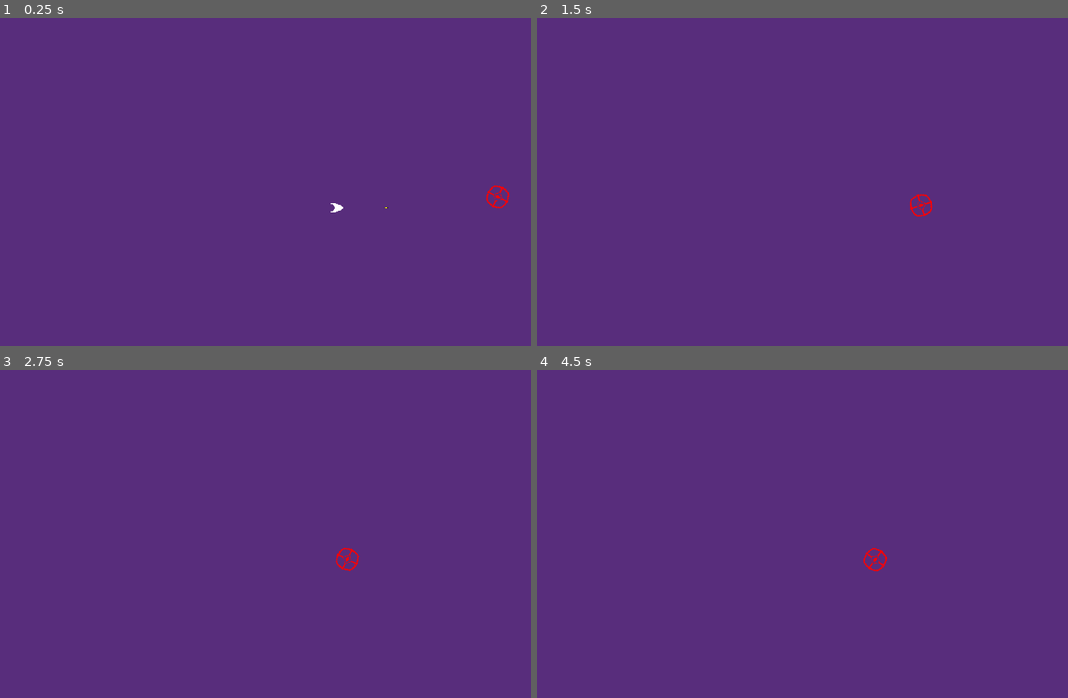
Above: before the commit, frames 1-4 (two rows, left to right).
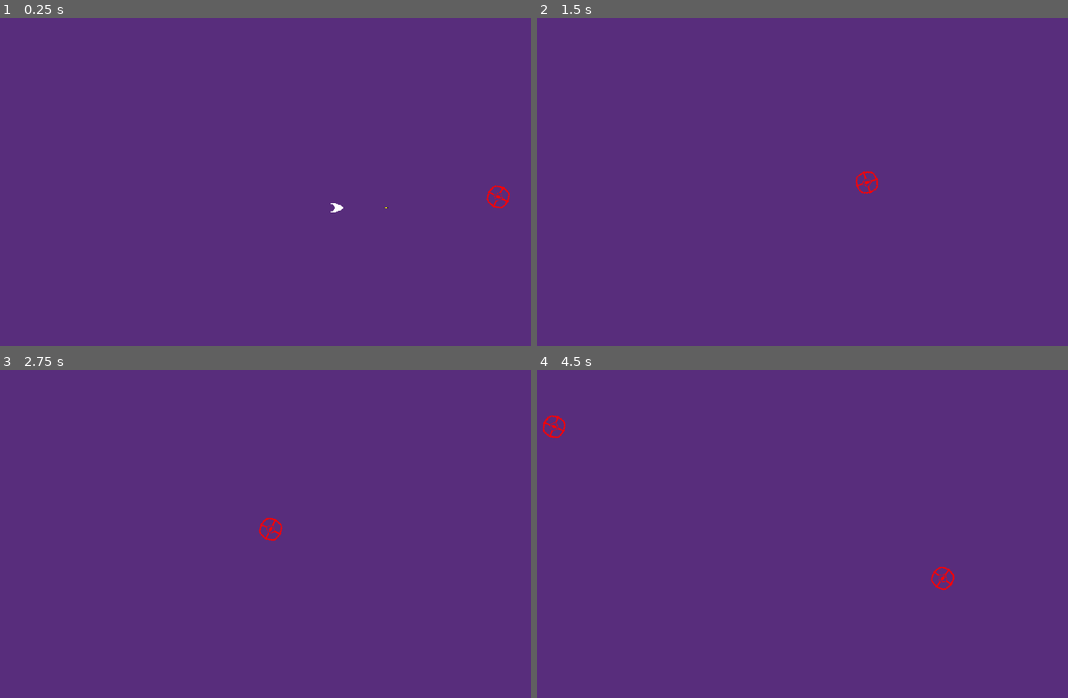
Above: after the commit, the same moments.

Repository: Sawful/Je
Game: Godot game, scene res://Main_scene.tscn
The game is run twice, just before and just after one commit, with the same random seed, the same clock (stepped at 60 frames per second) and the same inputs. Sound files missing from this copy of the repository are replaced by a short silence.
Inputs (mouse positions are in pixels of both pictures, inside the frame that each line leads up to):
- Up to frame 1 (0.25 s): no input
- Up to frame 2 (1.5 s): move the mouse to (1020, 188) at 0.52 s; hold D (move_right) 0.53-1.28 s; move the mouse to (738, 227) at 1.27 s; hold S (move_down) from 1.28 s (still down)
- Up to frame 3 (2.75 s): move the mouse to (403, 474) at 2.02 s; release S (move_down) at 2.03 s; hold D (move_right) from 2.03 s (still down)
- Up to frame 4 (4.5 s): move the mouse to (839, 635) at 2.77 s; release D (move_right) at 2.78 s; hold W (move_up) 2.78-3.53 s; move the mouse to (outside the picture) at 3.52 s; hold A (move_left) from 3.53 s (still down); move the mouse to (669, 504) at 4.27 s

The runs differ from the first frame. In frame 1, less than 0.1% of the frame differs, in the area x 91-97%, y 51-58%; in frame 2, 0.2%; in frame 3, 0.2%; in frame 4, 0.4%, in the area x 1-79%, y 13-68%.

Commit message:
Update: Spawner now spawns 'mob' + cleaning

Diff:
--- a/gungame/Arena.gd
+++ b/gungame/Arena.gd
@@ -2,33 +2,6 @@
 #Load Ship and Mob scenes to spawn them
 var SHIP = preload("res://ship.tscn")
 var MOB = preload("res://mob.tscn")
-
-func _on_spawn_timer_timeout():
-	print("spawned")
-	# Create a new instance of the Mob scene.
-	var mob = MOB.instantiate()
-
-	# Choose a random location on Path2D.
-	var mob_spawn_location = get_node("MobPath/MobSpawnLocation")
-	mob_spawn_location.progress_ratio = randf()
-
-	# Set the mob's direction perpendicular to the path direction.
-	var direction = mob_spawn_location.rotation + PI / 2
-
-	# Set the mob's position to a random location.
-	mob.position = mob_spawn_location.position
-
-	# Add some randomness to the direction.
-	direction += randf_range(-PI / 4, PI / 4)
-	mob.rotation = direction
-
-	# Choose the velocity for the mob.
-	var velocity = Vector2(randf_range(150.0, 250.0), 0.0)
-	mob.linear_velocity = velocity.rotated(direction)
-
-	# Spawn the mob by adding it to the Main scene.
-	add_child(mob)
-
 
 func _ready():
 	#Spawn Ship
@@ -36,7 +9,33 @@
 	get_tree().current_scene.add_child(ship)
 
 
+func _process(_delta):
+	print($SpawnTimer.get_time_left())
 
 
-func _process(_delta):
-	pass
+func _on_spawn_timer_timeout():
+		print("spawned")
+	# Create a new instance of the Mob scene.
+		var mob = MOB.instantiate()
+
+	# Choose a random location on Path2D.
+		var mob_spawn_location = get_node("MobPath/MobSpawnLocation")
+		mob_spawn_location.progress_ratio = randf()
+
+	# Set the mob's direction perpendicular to the path direction.
+		var direction = mob_spawn_location.rotation + PI / 2
+
+	# Set the mob's position to a random location.
+		mob.position = mob_spawn_location.position
+
+	# Add some randomness to the direction.
+		direction += randf_range(-PI / 4, PI / 4)
+		mob.rotation = direction
+
+	# Choose the velocity for the mob.
+		var velocity = Vector2(randf_range(150.0, 250.0), 0.0)
+		mob.linear_velocity = velocity.rotated(direction)
+
+	# Spawn the mob by adding it to the Main scene.
+		add_child(mob)
+		$SpawnTimer.start()
--- a/gungame/Camera.gd
+++ b/gungame/Camera.gd
@@ -10,6 +10,6 @@
 
 # Called every frame. 'delta' is the elapsed time since the previous frame.
 func _process(_delta):
-	var velocity_x = lerp(get_position()[0], (ShipVariables.ship_position[0]), 0.02)
-	var velocity_y = lerp(get_position()[1], (ShipVariables.ship_position[1]), 0.02)
+	var velocity_x = ShipVariables.ship_position[0]
+	var velocity_y = ShipVariables.ship_position[1]
 	set_position(Vector2(velocity_x, velocity_y))
--- a/gungame/Conductor.gd
+++ b/gungame/Conductor.gd
@@ -47,6 +47,8 @@
 
 
 func _on_start_timer_timeout():
+
+	print('starttimertimeout')
 	song_position_in_beats += 1
 	if song_position_in_beats < beats_before_start -1:
 		$StartTimer.start()
@@ -68,3 +70,7 @@
 
 #func _on_finished():
 	#play()
+
+
+func _on_spawn_timer_timeout():
+	pass # Replace with function body.
--- a/gungame/Main_scene.tscn
+++ b/gungame/Main_scene.tscn
@@ -1,6 +1,7 @@
-[gd_scene load_steps=6 format=3 uid="uid://yj34k7ymxndd"]
+[gd_scene load_steps=7 format=3 uid="uid://yj34k7ymxndd"]
 
 [ext_resource type="Script" path="res://Arena.gd" id="1_4oall"]
+[ext_resource type="Script" path="res://MobPath.gd" id="3_m5ox0"]
 [ext_resource type="PackedScene" uid="uid://ddwqaomn56q0e" path="res://mob.tscn" id="4_kd43d"]
 [ext_resource type="Script" path="res://Camera.gd" id="5_gawii"]
 [ext_resource type="Script" path="res://SpawnTimer.gd" id="6_b2ldl"]
@@ -20,20 +21,21 @@
 script = ExtResource("5_gawii")
 
 [node name="MobPath" type="Path2D" parent="."]
-position = Vector2(-13, 30)
-scale = Vector2(1, 1.00812)
+scale = Vector2(2, 2)
 curve = SubResource("Curve2D_oremu")
+script = ExtResource("3_m5ox0")
 
 [node name="MobSpawnLocation" type="PathFollow2D" parent="MobPath"]
 position = Vector2(11, 462.248)
 rotation = 3.135
 
+[node name="Mob" parent="." instance=ExtResource("4_kd43d")]
+position = Vector2(517, -42)
+
 [node name="SpawnTimer" type="Timer" parent="."]
 wait_time = 4.0
 one_shot = true
+autostart = true
 script = ExtResource("6_b2ldl")
 
-[node name="Mob" parent="." instance=ExtResource("4_kd43d")]
-position = Vector2(517, -42)
-
 [connection signal="timeout" from="SpawnTimer" to="." method="_on_spawn_timer_timeout"]
--- a/gungame/Mob.gd
+++ b/gungame/Mob.gd
@@ -1,6 +1,8 @@
 extends RigidBody2D
 @export var maximum_speed = 200
-@export var max_health = 100
+@export var minimum_speed = 100
+var speed = randi_range(minimum_speed, maximum_speed)
+@export var max_health = 40
 var health = max_health
 
 func _on_visible_on_screen_notifier_2d_screen_exited():
@@ -16,8 +18,10 @@
 
 	rotate(PI/100)
 
-	var velocity_x = clamp(-(get_position()[0] - ShipVariables.ship_position[0]), -maximum_speed, maximum_speed)
-	var velocity_y = clamp(-(get_position()[1] - ShipVariables.ship_position[1]), -maximum_speed, maximum_speed)
+	var velocity_x = clamp(-(get_position()[0] - ShipVariables.ship_position[0]), -speed, speed)
+	var velocity_y = clamp(-(get_position()[1] - ShipVariables.ship_position[1]), -speed, speed)
+	var direction = get_angle_to(ShipVariables.ship_position)
+
 
 	move_and_collide(Vector2(velocity_x, velocity_y)*0.02)
 
--- /dev/null
+++ b/gungame/MobPath.gd
@@ -0,0 +1,13 @@
+extends Path2D
+
+
+# Called when the node enters the scene tree for the first time.
+func _ready():
+	pass # Replace with function body.
+
+
+# Called every frame. 'delta' is the elapsed time since the previous frame.
+func _process(delta):
+	var velocity_x = lerp(get_position()[0], (ShipVariables.ship_position[0]), 0.02)
+	var velocity_y = lerp(get_position()[1], (ShipVariables.ship_position[1]), 0.02)
+	set_position(Vector2(velocity_x, velocity_y))
--- a/gungame/Ship.gd
+++ b/gungame/Ship.gd
@@ -59,15 +59,15 @@
 func start(pos):
 	position = pos
 	show()
-	$CollisionShape2D.disabled = false
+	$Ship_Collision.disabled = false
 
 func _on_body_entered(_body):
 	hide() # Player disappears after being hit.
 	hit.emit()
 	# Must be deferred as we can't change physics properties on a physics callback.
-	$CollisionShape2D.set_deferred("disabled", true)
+	$Ship_Collision.set_deferred("disabled", true)
 
-func _on_conductor_beat_signal(position):
+func _on_conductor_beat_signal(_position):
 	var laser_direction = self.global_position.direction_to(get_global_mouse_position())
 	shoot_laser(laser_direction)
 	attackTimer.start()
--- a/gungame/default_env.tres
+++ /dev/null
@@ -1,7 +0,0 @@
-[gd_resource type="Environment" load_steps=2 format=3 uid="uid://dvq1im56fyu5f"]
-
-[sub_resource type="Sky" id="1"]
-
-[resource]
-background_mode = 2
-sky = SubResource("1")
--- a/gungame/mob.tscn
+++ b/gungame/mob.tscn
@@ -11,14 +11,14 @@
 gravity_scale = 0.0
 script = ExtResource("1_w4y4l")
 
-[node name="Sprite2D" type="Sprite2D" parent="."]
+[node name="Mob_Sprite" type="Sprite2D" parent="."]
 scale = Vector2(2, 2)
 texture = ExtResource("2_kuw1u")
 
-[node name="CollisionShape2D" type="CollisionShape2D" parent="."]
+[node name="Mob_Collision" type="CollisionShape2D" parent="."]
 scale = Vector2(4, 4)
 shape = SubResource("CircleShape2D_ve2lo")
 
 [node name="VisibleOnScreenEnabler2D" type="VisibleOnScreenEnabler2D" parent="."]
 scale = Vector2(1.5, 1.5)
-enable_node_path = NodePath("../CollisionShape2D")
+enable_node_path = NodePath("../Mob_Collision")
--- a/gungame/project.godot
+++ b/gungame/project.godot
@@ -64,5 +64,4 @@
 
 [rendering]
 
-environment/defaults/default_environment="res://default_env.tres"
 textures/canvas_textures/default_texture_filter=0
--- a/gungame/ship.tscn
+++ b/gungame/ship.tscn
@@ -53,14 +53,14 @@
 texture = ExtResource("2_usual")
 script = SubResource("GDScript_qwbjc")
 
-[node name="CollisionShape2D" type="CollisionShape2D" parent="."]
+[node name="Ship_Collision" type="CollisionShape2D" parent="."]
 shape = SubResource("RectangleShape2D_eavrk")
 
 [node name="AttackTimer" type="Timer" parent="."]
 wait_time = 0.75
 autostart = true
 
-[node name="WorldEnvironment" type="WorldEnvironment" parent="."]
+[node name="Ship_Env" type="WorldEnvironment" parent="."]
 environment = SubResource("Environment_46wic")
 
 [node name="Conductor" type="AudioStreamPlayer" parent="."]
@@ -71,7 +71,6 @@
 [node name="StartTimer" type="Timer" parent="Conductor"]
 
 [connection signal="body_entered" from="." to="." method="_on_body_entered"]
-[connection signal="timeout" from="AttackTimer" to="." method="_on_attack_timer_timeout"]
 [connection signal="beat_signal" from="Conductor" to="." method="_on_conductor_beat_signal"]
 [connection signal="finished" from="Conductor" to="Conductor" method="_on_finished"]
 [connection signal="timeout" from="Conductor/StartTimer" to="Conductor" method="_on_start_timer_timeout"]
